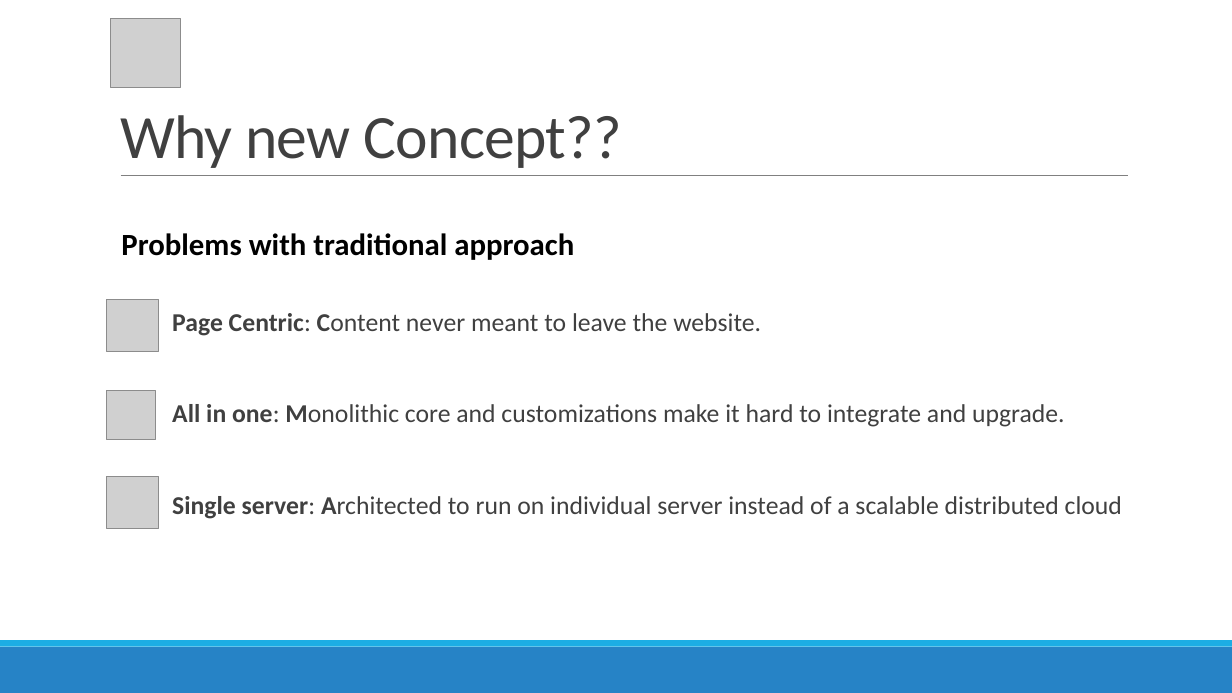
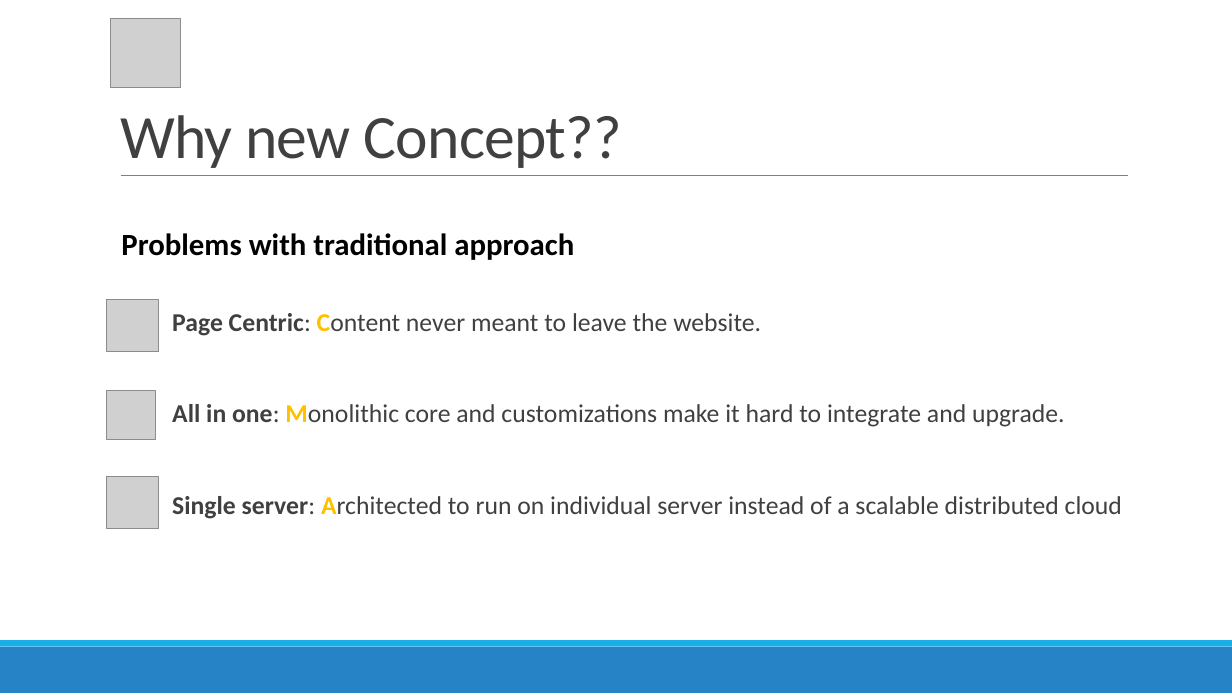
Before and after one commit to r4yadav/contentful-altudo, a slide deck: slide 6 of Contentful-queries.pptx (slide 3 before the commit). Drawn at 1232x693 pixels with LibreOffice and Linux fonts; fonts in the diff are those of the drawing; grey boxes stand for pictures. Boxes give left, top, right and bottom in pixels: in the first picture for what was removed or moved away, otherwise in the second. Text is boxed around its words. In the diff, an @@ line names an element or a change of style, - is before the commit and + after.

```diff
--- a/Contentful-queries.pptx
+++ b/Contentful-queries.pptx
@@ text "Page Centric: Content never meant ..." at box(172, 313, 1122, 519): text colour #404040 to #FFC000 in "Content", "Monolithic", "Architected" @@
```
Also in this commit, not shown: 3 other slides changed, 3 slides added, 4 slides removed.
